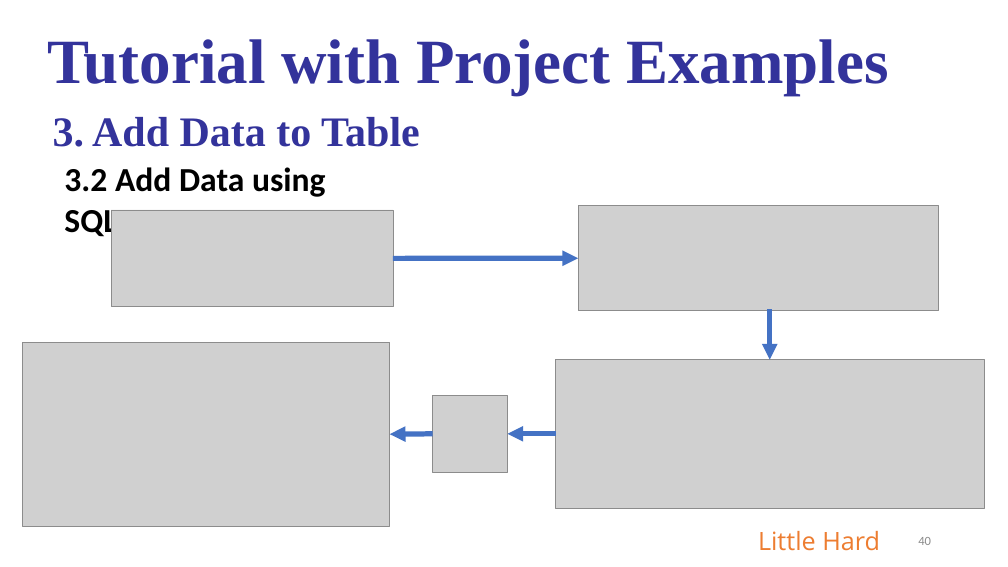
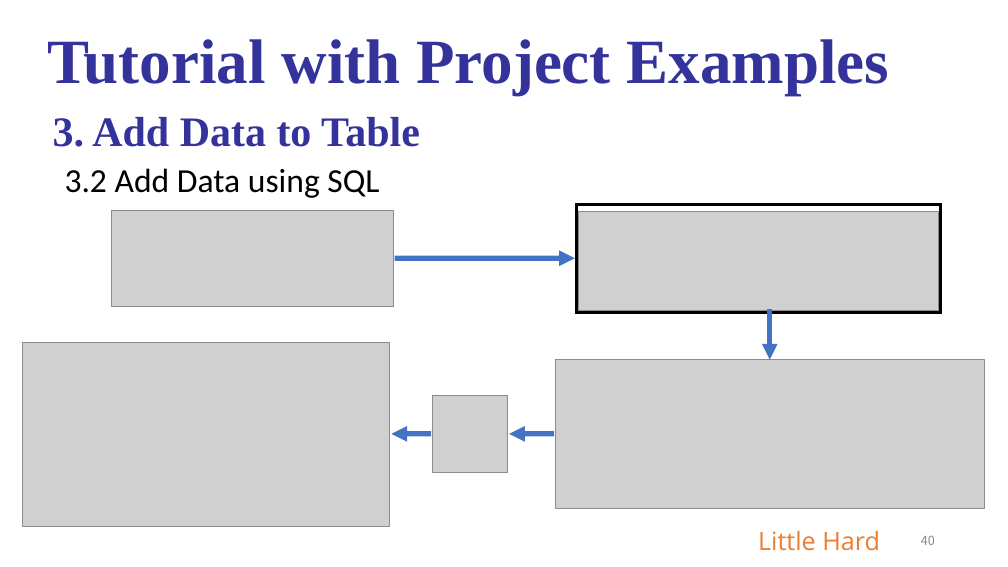
Before and after one commit to gongghao/database-labs, a slide deck: slide 40 of docs/projects/project1/materials/Project_0_1.pptx. Drawn at 1008x567 pixels with LibreOffice and Linux fonts; fonts in the diff are those of the drawing; grey boxes stand for pictures. Boxes give left, top, right and bottom in pixels: in the first picture for what was removed or moved away, otherwise in the second. Text is boxed around its words. In the diff, an @@ line names an element or a change of style, - is before the commit and + after.

```diff
--- a/docs/projects/project1/materials/Project_0_1.pptx
+++ b/docs/projects/project1/materials/Project_0_1.pptx
@@ text "3.2 Add Data using SQL" at (65, 168, 379, 198): bold off @@
@@ rectangle added at (577, 204, 941, 312), outline #000000 3 pt @@
@@ picture: place and size @@
-picture at (578, 206, 939, 311)
+picture at (578, 212, 939, 311)
@@ arrow removed from (393, 259) to (578, 259) @@
@@ freeform shape added at (395, 259, 575, 259), outline #4472C4 5 pt @@
@@ arrow removed from (433, 434) to (390, 434) @@
@@ freeform shape added at (392, 434, 432, 434), outline #4472C4 5 pt @@
@@ arrow removed from (556, 434) to (507, 434) @@
@@ freeform shape added at (509, 434, 554, 434), outline #4472C4 5 pt @@
@@ page number at (921, 536, 935, 545): font Calibri to Noto Sans CJK SC, text colour #8C8C8C to #888888 @@
```
Also in this commit, not shown: 45 other slides changed, 1 other file.
